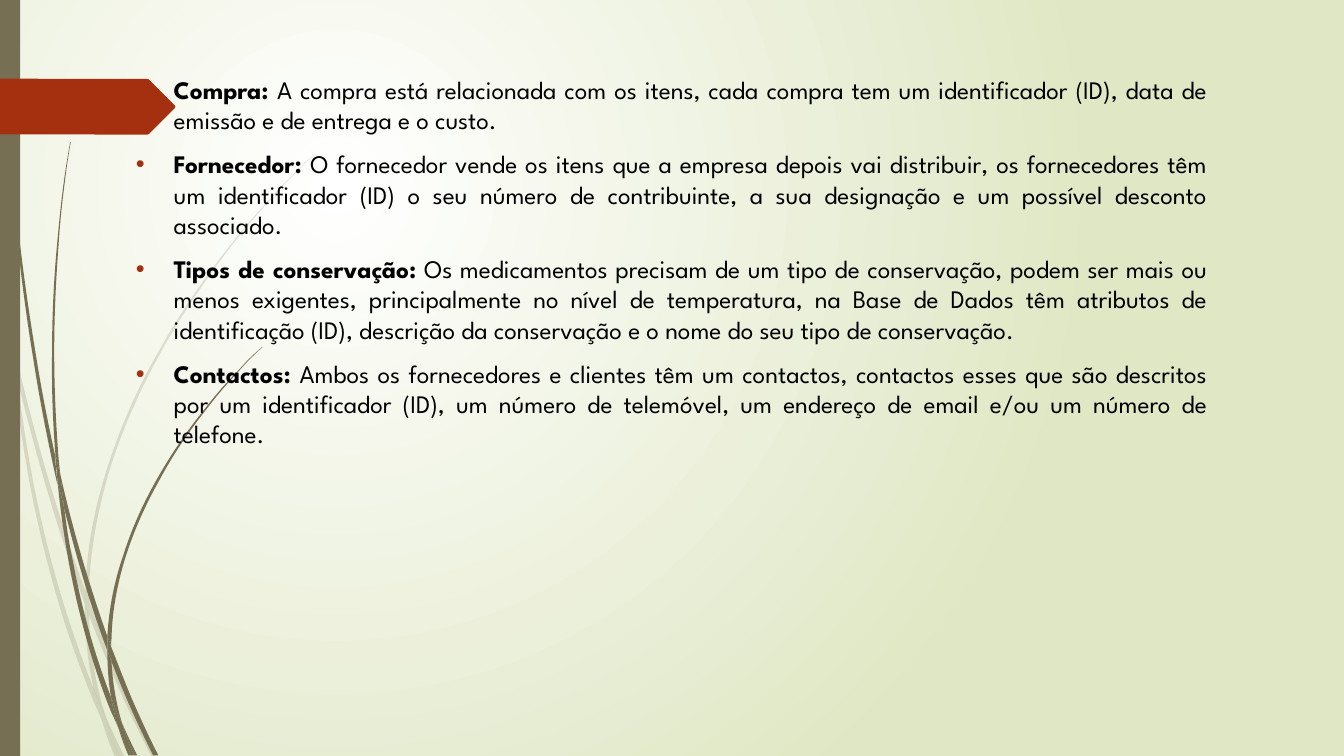
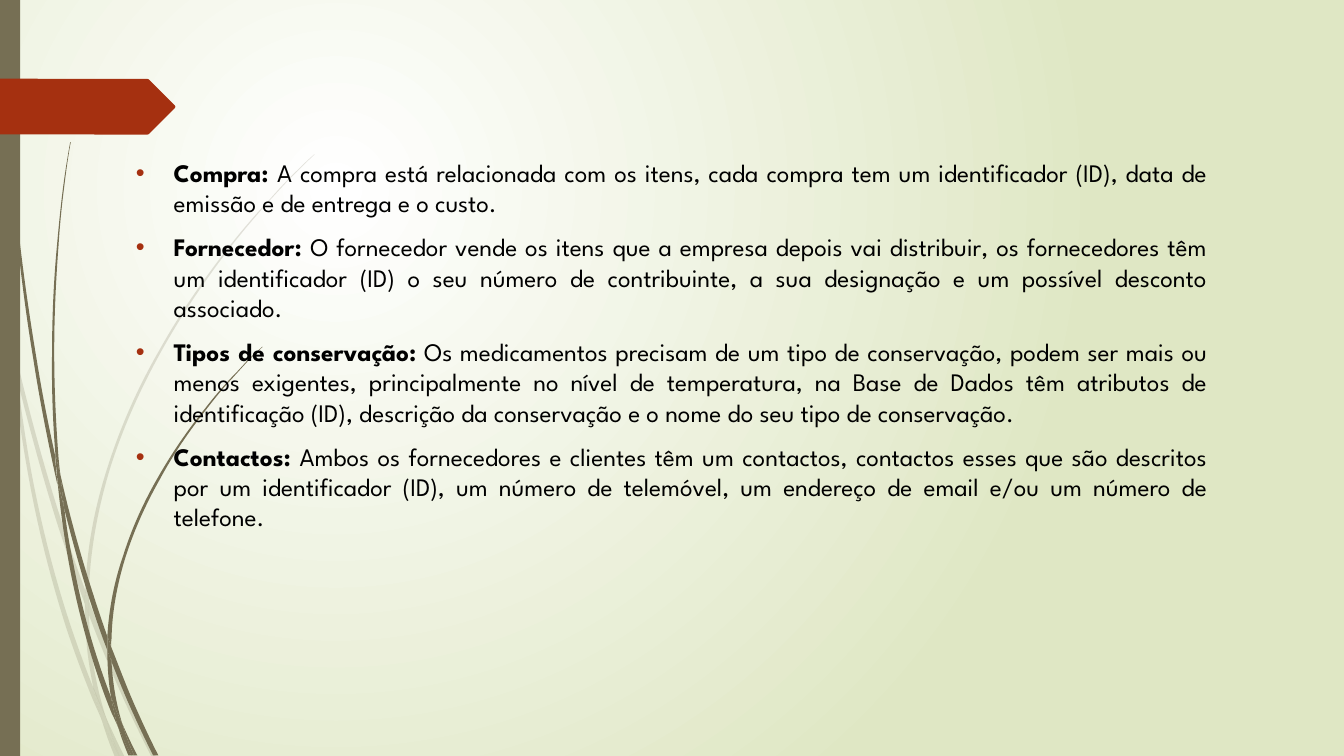
Before and after one commit to Lucenix/BD-TP, a slide deck: slide 24 of Apresentação1.pptx. Drawn at 1344x756 pixels with LibreOffice and Linux fonts; fonts in the diff are those of the drawing. Boxes give left, top, right and bottom in pixels: in the first picture for what was removed or moved away, otherwise in the second. Text is boxed around its words. In the diff, an @@ line names an element or a change of style, - is before the commit and + after.

```diff
--- a/Apresentação1.pptx
+++ b/Apresentação1.pptx
@@ text "Compra: A compra está relacionada ..." rewrapped from (x1=174, y1=81, x2=1207, y2=452) to (x1=174, y1=164, x2=1207, y2=527) @@
```
Also in this commit, not shown: 7 other slides changed, 1 slide added.
